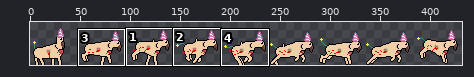
Sprite sheet -- First Day At The Dyrepark/ReddRudolf/Dog Sprites.png. The first picture is a wide view before the edit; the outline marks the close-up.
Close-up. The starting point:
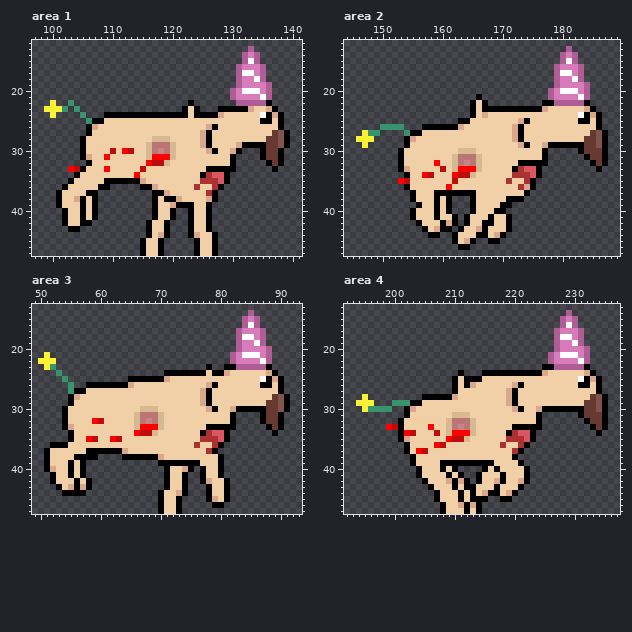
The file is 432x48 pixels. Colours within 5 levels of each other are drawn and written as one. Shown: area 1: x 97..141, y 12..47; area 2: x 144..189, y 12..47; area 3: x 49..93, y 13..47; area 4: x 192..237, y 13..47. The wide view leaves out empty margins. The commit also changed other parts of the picture, which this record leaves out.
After the commit:
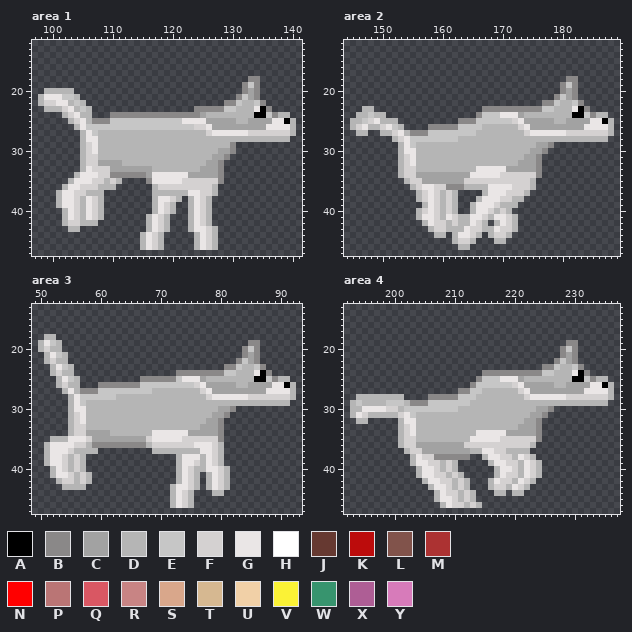
Palette (. is transparent): A #000000  B #8a8888  C #a2a2a2  D #b5b5b5  E #c6c6c6  F #d4d1d1  G #eae6e6  H #ffffff  J #663931  K #bc0c0c  L #81534b  M #ac3232  N #ff0000  P #ba7575  Q #d95763  R #c88484  S #d9a78b  T #d6b891  U #f1d0a7  V #fbf236  W #37946e  X #ae5e95  Y #d77bba
Change:
Changed rows in their new state; - is an unchanged pixel.
Area 1:
first column x 98:
13 -----------------------------------.-------
14 ----------------------------------...------
15 ----------------------------------...------
16 ---------------------------------.....-----
17 ---------------------------------.....-----
18 ---------------------------------..BB.-----
19 ---------------------------------.BEB..----
20 -DDDDD--------------------------..BCB..----
21 DGGGEED-------------------------.BECB..----
22 DFFGGDED-----------------.-----BBEDDEB.----
23 -DDDFGDED---------------..BBBBBEEDDDGAB.---
24 --.-DFGDD--.BBBBBBBBBBBBBBBCDDDDDDDDAAEBDD-
25 -----DFGDBBBEEEEEEEEEEEEGGGGCCCCCDDCCCCGGAD
26 ------DGEEEEEEEEEEEEEEEEEEFFGCCCCCCCCCGGGGD
27 -------DGEDDDDDDDDDDDDDDDDDDFGGGGGGFFFFFFFD
28 -------DGGDDDDDDDDDDDDDDDDDDDDDDDDDDDDDDDD-
29 -------DFGDDDDDDDDDDDDDDDDDDDDDDB.........-
30 -------DFGDDDDDDDDDDDDDDDDDDDDCCB.---....--
31 -------DFFDDDDDDDDDDDDDDDDDDDCCB.----....--
32 -------DFFCCCCDDDDDDDDDDDDDDCCB..-----...--
33 -----..DGFFFCCCCCCCDDDDDDDDCCCB..------.---
34 ------DGGGFFBBBBBBCGGGGGGCCCCCB.-----------
35 -----DGGGFFDFD....BGGGGGFFFFFFB.-----------
36 ----DGGFFFDDD----..DFFFFFFFFFD.------------
37 ---DGGFFDDD--------DDDDDDGGFFD-------------
38 ---DGGFDGFD--------DGGFD.DGFD.-------------
39 ---DGGFDGFD--------DGFD..DGFD--------------
40 ----DGFDGFD--------DGFD--DGFD--------------
41 ----DGFDGFD-------DGFD.--DGFD--------------
42 ----DFFDDD--------DGFD---DGFD--------------
43 -----DD-----------DGFD---DGGFD-------------
44 -----------------DGFD.---.DGFD-------------
45 -----------------DGFD-----DGFD-------------
46 -----------------DGFD-----DGFD-------------
47 -----------------....-----....-------------
Area 2:
first column x 145:
13 ------------------------------------.-------
14 -----------------------------------...------
15 -----------------------------------...------
16 ----------------------------------.....-----
17 ----------------------------------.....-----
18 ----------------------------------..BB.-----
19 ----------------------------------.BEB..----
20 ---------------------------------..BCB..----
21 ---------------------.-----------.BECB..----
22 --------------------...---------BBEDDEB.----
23 --DD----------------..BBBBBBBBBBEEDDDGAB.---
24 -DDEDD--------------.BEEEGGGCDDDDDDDDAAEBDD-
25 DDEFGDDD----------BBBEEEEEEFGCCCCCDDCCCCGGAD
26 DFGDDFGED---.BBBBBEEEEDDDDDDFGCCCCCCCCCGGGGD
27 -DD..DDFGDBBBEEEEEEEEDDDDDDDDFGGGGGGFFFFFFFD
28 -...---DFGEEEEEEEEDDDDDDDDDDDDDDDDDDDDDDDDD-
29 --.-----DGEDDDDDDDDDDDDDDDDDDDDCCB.........-
30 --------DGGDDDDDDDDDDDDDDDDDDDCCB-----.....-
31 --------DFGDDDDDDDDDDDDDDDDDDCCB.------....-
32 --------DFGDDDDDDDDDDDDDDDDDCCCB.-------...-
33 --------DFFDDDDDDDDDDGGGGGCCCCCB---------.--
34 --------DFFCCCCCCCCCGGGGGFFFFFFB------------
35 --------.DFFCCCCCCCFFFFFFFFFFFD-------------
36 ---------.DFGGFFBBBDDDDGGGGFFFD-------------
37 ----------.DFGFDFD....DGGGFFFD--------------
38 ----------.DFGFDFD--.DGGGFFDD---------------
39 -----------.DGFDFD--DGGGFDDD----------------
40 ----------.DFGFDFD--DGGFDFD-----------------
41 ----------.DGGFDGFDDGGFDGGFD----------------
42 -----------.DGFFDFDDGFD.DGFD----------------
43 ------------.DFFDDDGFFDDGFFD----------------
44 -------------.DD-DGGFD.DFFD-----------------
45 -----------------DFFD--.DD------------------
46 ------------------DD------------------------
Area 3:
first column x 50:
14 -----------------------------------.-------
15 ----------------------------------...------
16 ----------------------------------...------
17 ---------------------------------.....-----
18 -DD------------------------------.....-----
19 DGED-----------------------------..BB.-----
20 DFDD-----------------------------.BEB..----
21 -DGED---------------------------..BCB..----
22 .DFDD---------------------------.BECB..----
23 -.DGED----------------------.--BBEDDEB.----
24 --DFDD---------------..BBBBBBBBEEDDDGAB.---
25 ---DGED--------..BBBBBBEGGGCDDDDDDDDAAEBDD-
26 ---DFDD-..BBBBBBBEEEEEEEEEFGCCCCCDDCCCCGGAD
27 ----DGDBBBEEEEEEEEEDDDDDDDDFGCCCCCCCCCGGGGD
28 -----DGEEEEEEDDDDDDDDDDDDDDDFGGGGGGFFFFFFFD
29 -----DGEDDDDDDDDDDDDDDDDDDDDDDDDDDDDDDDDDD-
30 ----.DGGDDDDDDDDDDDDDDDDDDDDDDCCB.........-
31 ----.DFGDDDDDDDDDDDDDDDDDDDDDCCB.----....--
32 ----.DFGDDDDDDDDDDDDDDDDDDDDCCB..----....--
33 ----.DFFDDDDDDDDDDDDDDDDDDDCCCB..-----...--
34 -----DFFCCCCDDDDDDDGGGGGGCCCCCB.-------.---
35 --DDDGGGFCCCCCCCCCFGGGGGFFFFFFB.-----------
36 -DGGGGFFDBBBBBBBBBDFFFFFFFGGGFD------------
37 -DGGGFDDDD.........DDDDDDDDGGFD------------
38 -DGGFDFD..----.........DGGGDGFD------------
39 -DGGFDFD------------...DGGFDGFD------------
40 -.DGFDFD-------------..DGFDDGGFD-----------
41 --DGGFDFD------------..DGFD.DGFD-----------
42 --.DFFDFD------------..DGFD.DGFD-----------
43 ---.DDDD.------------.DGGFD-DGFD-----------
44 ----....------------..DGFD--.DD.-----------
45 --------------------..DGFD--....-----------
46 --------------------..DGFD---..------------
47 --------------------....-------------------
Area 4:
first column x 193:
14 ------------------------------------.-------
15 -----------------------------------...------
16 -----------------------------------...------
17 ----------------------------------.....-----
18 ----------------------------------.....-----
19 ----------------------------------..BB.-----
20 ----------------------------------.BEB..----
21 ---------------------------------..BCB..----
22 ---------------------------------.BECB..----
23 --------------------------------BBEDDEB.----
24 ------------------.---BBBBBBBBBBEEDDDGAB.---
25 -----------------....BEEEGGGCDDDDDDDDAAEBDD-
26 -----------------...BEEEEEEFGCCCCCDDCCCCGGAD
27 -----------------.BBEEDDDDDDFGCCCCCCCCCGGGGD
28 -DDDDDDDD---.BBBBBEEEDDDDDDDDFGGGGGGFFFFFFFD
29 DEDDDDEEEDBBBEEEEEEEDDDDDDDDDDDDDDDDDDDDDDD-
30 DDGGGGFFDEEEEEEEEEDDDDDDDDDDDDDCCB.........-
31 DGFDDDDDFGEDDDDDDDDDDDDDDDDDDDCCB-----.....-
32 -DD-----DGGDDDDDDDDDDDDDDDDDDCCB-------....-
33 ------..DFGDDDDDDDDDDDDDDDDDCCCB--------...-
34 --------DFGDDDDDDDDDDGGGGGCCCCCB---------.--
35 --------DFFDDDDDDDDDGGGGGFFFFFFB------------
36 --------DFFCCCCCCCCFFFFFFFFFFFD-------------
37 ---------DFFCCCCCCCCDDGGFFDDDD--------------
38 ----------DGFFBBBBBB..DGGFFDGFD-------------
39 ----------DGGFFDFD.....DGGFFDGFD------------
40 -----------DGGFDFD----..DGGFDGFD------------
41 -----------DGGFFDFD--...DGFFDGFD------------
42 ------------DGGFFDFD-..DGFFDGFD-------------
43 -------------DGGFDFD...DFFDGFD--------------
44 --------------DGFFDFD...DD.DD---------------
45 --------------DGGFDFD..--..-----------------
46 ---------------DGFFDFD----------------------
47 ---------------.......----------------------
Boxes around the changes in both close-ups, in picture pixels (x1, y1, x2, y2):
changed: (38, 46, 296, 256)
changed: (350, 46, 614, 250)
changed: (38, 310, 296, 514)
changed: (350, 310, 614, 514)
